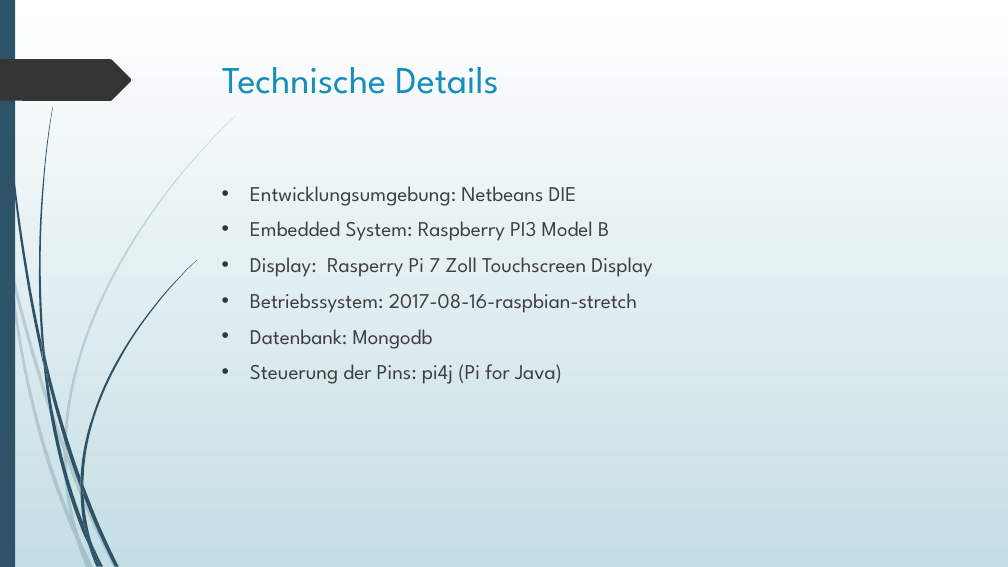
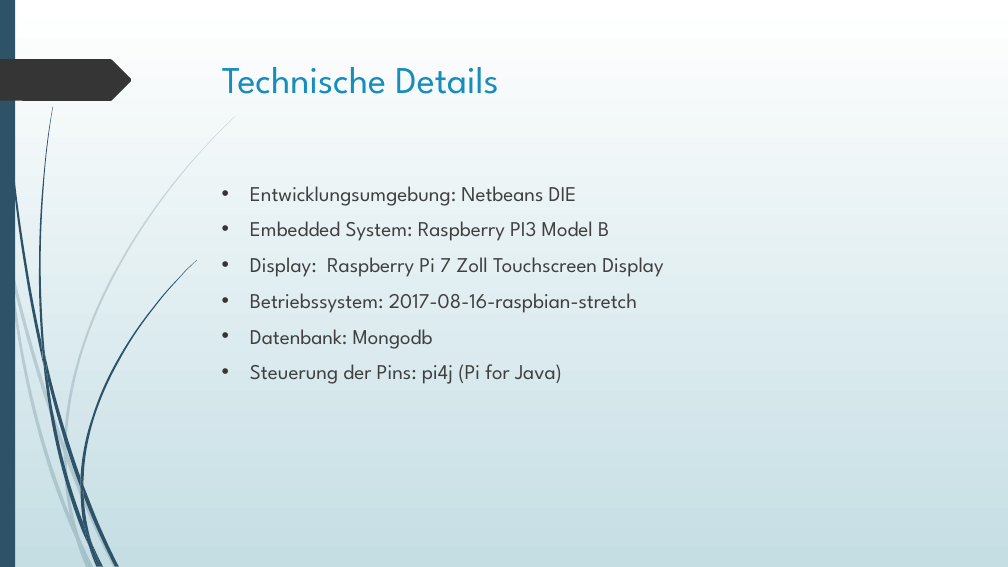
Before and after one commit to Katzenfuetterungsanlage/fuettr_prototype, a slide deck: slide 5 of Diplomarbeit/Powerpoint/Harrer.pptx. Drawn at 1008x567 pixels with LibreOffice and Linux fonts; fonts in the diff are those of the drawing. Boxes give left, top, right and bottom in pixels: in the first picture for what was removed or moved away, otherwise in the second. Text is boxed around its words. In the diff, an @@ line names an element or a change of style, - is before the commit and + after.

Commit message:
Harrer Text und Präsentation

```diff
--- a/Diplomarbeit/Powerpoint/Harrer.pptx
+++ b/Diplomarbeit/Powerpoint/Harrer.pptx
@@ text at [250, 257, 663, 277]: text changed @@
-• Display: Rasperry Pi 7 Zoll Touchscreen Display
+• Display: Raspberry Pi 7 Zoll Touchscreen Display
```
Also in this commit, not shown: 1 other file.
